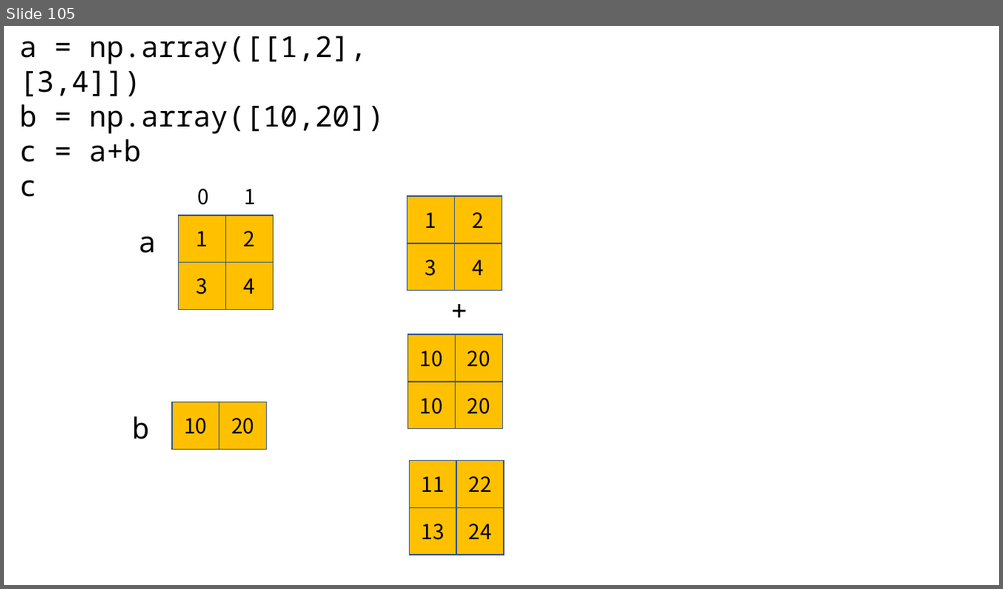
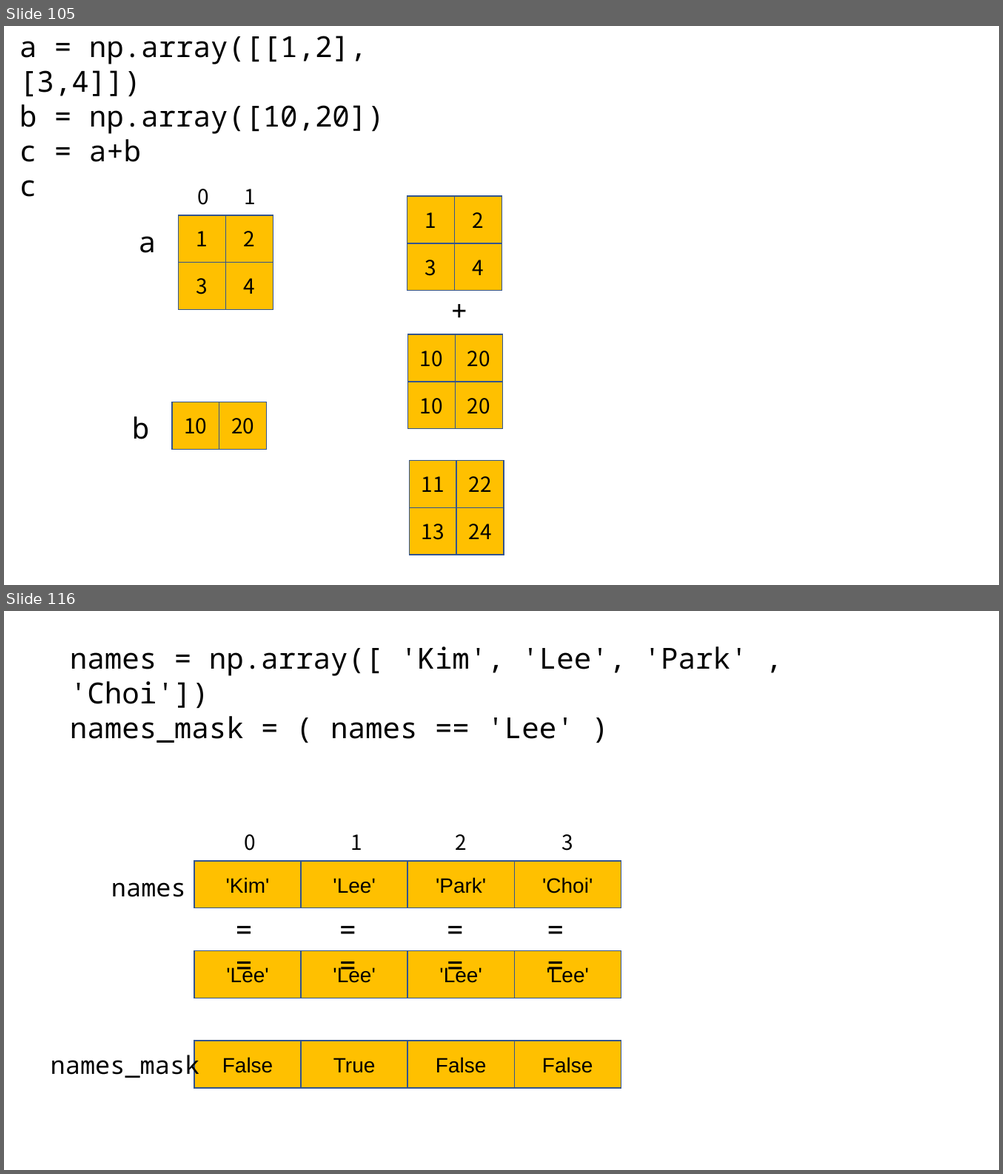
Before and after one commit to kjungmo/SBA2020_dataScience, a slide deck: 데이터분석.pptx. Shown one above the other, each under a label of ours: slide 105 before the commit, slides 105 and 116 after it; the slides between them are not shown. The pictures are 1003x589 and 1003x1174 pixels, drawn with LibreOffice and Linux fonts; fonts in the diff are those of the drawing. Boxes give left, top, right and bottom in pixels: in the first picture for what was removed or moved away, otherwise in the second. Text is boxed around its words. In the diff, an @@ line names an element or a change of style, - is before the commit and + after.

```diff
--- a/데이터분석.pptx
+++ b/데이터분석.pptx
@@ slide 116 added at (x1=4, y1=611, x2=999, y2=1170), background #FFFFFF @@
@@ text added at (x1=70, y1=647, x2=748, y2=743), 28 pt, text #000000 @@
+names = np.array([ 'Kim', 'Lee', 'Park' , 'Choi'])
+names_mask = ( names == 'Lee' )
@@ text added at (x1=244, y1=834, x2=256, y2=851), 20 pt, text #000000 @@
+0
@@ text added at (x1=350, y1=834, x2=362, y2=850), 20 pt, text #000000 @@
+1
@@ text added at (x1=455, y1=834, x2=466, y2=850), 20 pt, text #000000 @@
+2
@@ text added at (x1=561, y1=834, x2=573, y2=851), 20 pt, text #000000 @@
+3
@@ rectangle added at (x1=194, y1=861, x2=301, y2=908), fill #FFC000, outline #325491 1 pt, 20 pt, text #000000 @@
+'Kim'
@@ rectangle added at (x1=301, y1=861, x2=407, y2=908), fill #FFC000, outline #325491 1 pt, 20 pt, text #000000 @@
+'Lee'
@@ rectangle added at (x1=407, y1=861, x2=515, y2=908), fill #FFC000, outline #325491 1 pt, 20 pt, text #000000 @@
+'Park'
@@ rectangle added at (x1=515, y1=861, x2=621, y2=908), fill #FFC000, outline #325491 1 pt, 20 pt, text #000000 @@
+'Choi'
@@ text added at (x1=111, y1=883, x2=186, y2=897), 24 pt, text #000000 @@
+names
@@ text added at (x1=227, y1=908, x2=275, y2=951), 28 pt, text #000000 @@
+==
@@ text added at (x1=332, y1=908, x2=378, y2=951), 28 pt, text #000000 @@
+==
@@ text added at (x1=439, y1=908, x2=486, y2=951), 28 pt, text #000000 @@
+==
@@ text added at (x1=539, y1=908, x2=586, y2=951), 28 pt, text #000000 @@
+==
@@ rectangle added at (x1=194, y1=951, x2=301, y2=998), fill #FFC000, outline #325491 1 pt, 20 pt, text #000000 @@
+'Lee'
@@ rectangle added at (x1=301, y1=951, x2=407, y2=998), fill #FFC000, outline #325491 1 pt, 20 pt, text #000000 @@
+'Lee'
@@ rectangle added at (x1=407, y1=951, x2=515, y2=998), fill #FFC000, outline #325491 1 pt, 20 pt, text #000000 @@
+'Lee'
@@ rectangle added at (x1=515, y1=951, x2=621, y2=998), fill #FFC000, outline #325491 1 pt, 20 pt, text #000000 @@
+'Lee'
@@ text added at (x1=51, y1=1051, x2=200, y2=1081), 24 pt, text #000000 @@
+names_mask
@@ rectangle added at (x1=194, y1=1042, x2=301, y2=1088), fill #FFC000, outline #325491 1 pt, 20 pt, text #000000 @@
+False
@@ rectangle added at (x1=301, y1=1042, x2=407, y2=1088), fill #FFC000, outline #325491 1 pt, 20 pt, text #000000 @@
+True
@@ rectangle added at (x1=407, y1=1042, x2=515, y2=1088), fill #FFC000, outline #325491 1 pt, 20 pt, text #000000 @@
+False
@@ rectangle added at (x1=515, y1=1042, x2=621, y2=1088), fill #FFC000, outline #325491 1 pt, 20 pt, text #000000 @@
+False
```
Also in this commit, not shown: 41 other slides added.
